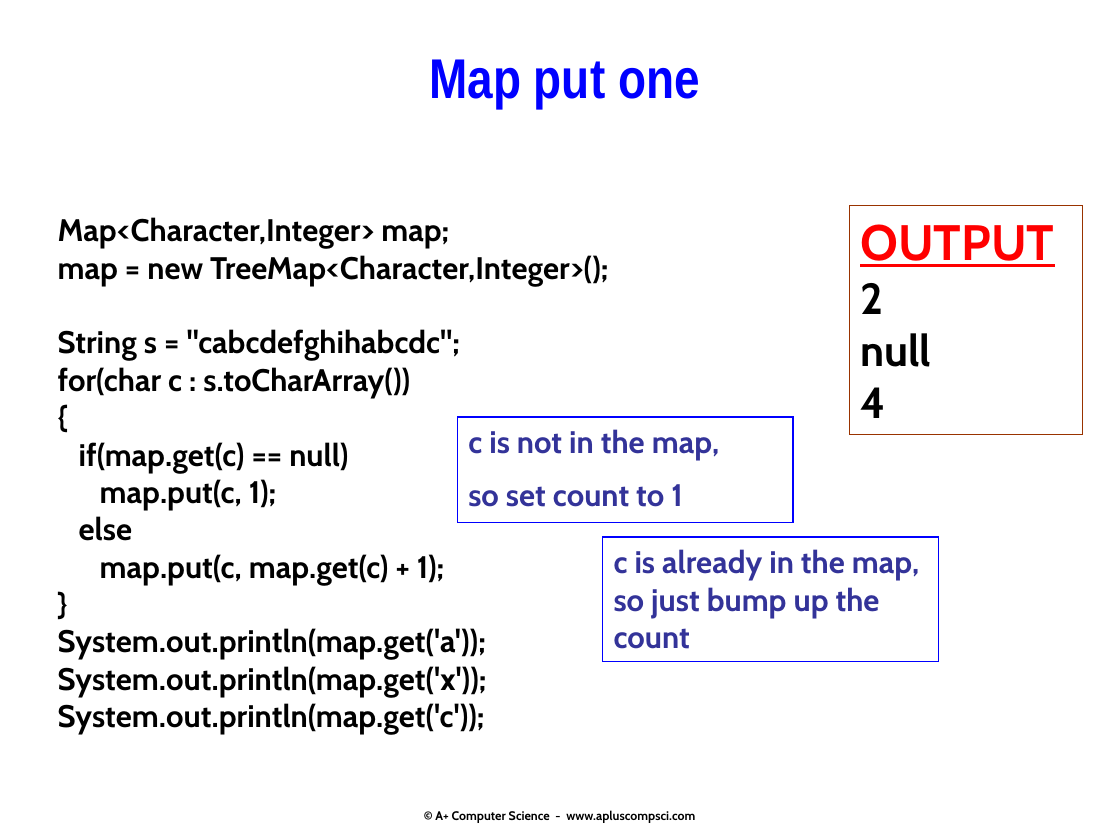
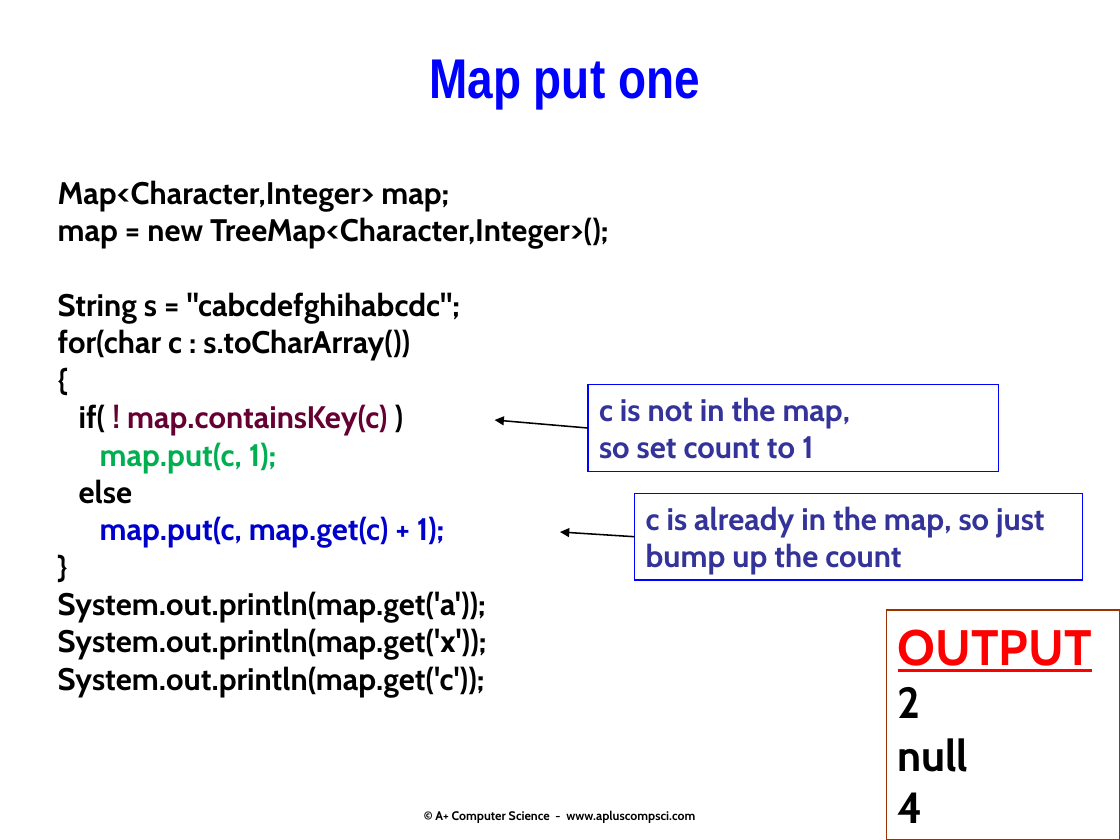
Before and after one commit to Cy-FairCS/cs3, a slide deck: slide 14 of u05b_maps/notes/8.maps.pptx (slide 16 before the commit). Drawn at 1120x840 pixels with LibreOffice and Linux fonts; fonts in the diff are those of the drawing. Boxes give left, top, right and bottom in pixels: in the first picture for what was removed or moved away, otherwise in the second. Text is boxed around its words. In the diff, an @@ line names an element or a change of style, - is before the commit and + after.

```diff
--- a/u05b_maps/notes/8.maps.pptx
+++ b/u05b_maps/notes/8.maps.pptx
@@ text "Map<Character,Integer> map;" moved from (x1=58, y1=217, x2=608, y2=734) to (x1=58, y1=180, x2=608, y2=697) @@
@@ rectangle "c is not in the ..." resized from (x1=457, y1=417, x2=793, y2=522) to (x1=588, y1=384, x2=999, y2=470) @@
@@ rectangle "c is not in the ..." at (x1=588, y1=384, x2=999, y2=470): less space between paragraphs @@
@@ text at (x1=79, y1=404, x2=387, y2=436): text changed; text colour #000000 to #660033 @@
-if(map.get(c) == null)
+if( ! map.containsKey(c) )
@@ text at (x1=100, y1=442, x2=445, y2=548): text colour #000000 to #00B050 in "map.put(c, 1);"; text colour #000000 to #0000CC in "map.put(c, map.get(c) + 1);" @@
@@ arrow added from (588, 428) to (495, 420), #000000 1 pt @@
@@ rectangle "c is already in the ..." resized from (x1=603, y1=538, x2=939, y2=662) to (x1=635, y1=494, x2=1083, y2=580) @@
@@ arrow added from (635, 536) to (560, 532), #000000 1 pt @@
@@ rectangle "OUTPUT 2 null 4" moved from (x1=849, y1=205, x2=1082, y2=435) to (x1=887, y1=610, x2=1120, y2=840) @@
```
Also in this commit, not shown: 10 other slides changed, 9 slides added, 6 slides removed, 1 other file.
